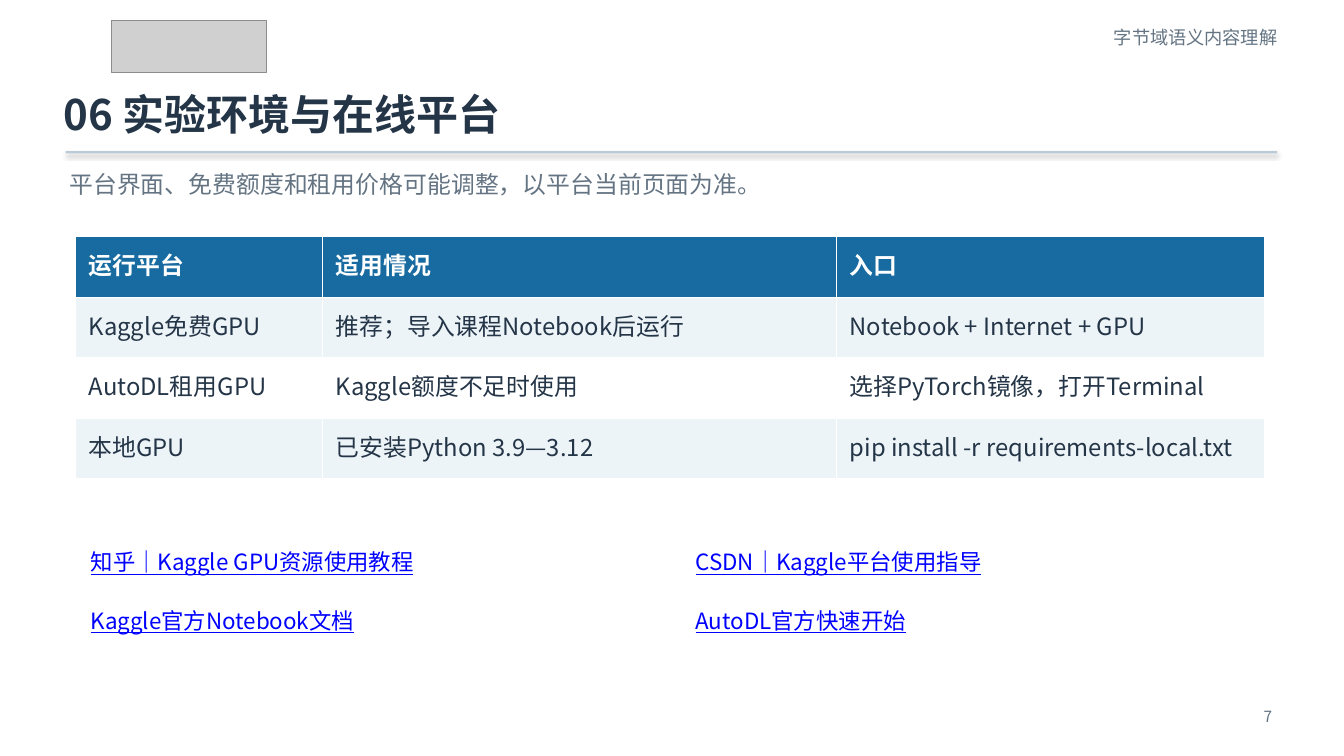
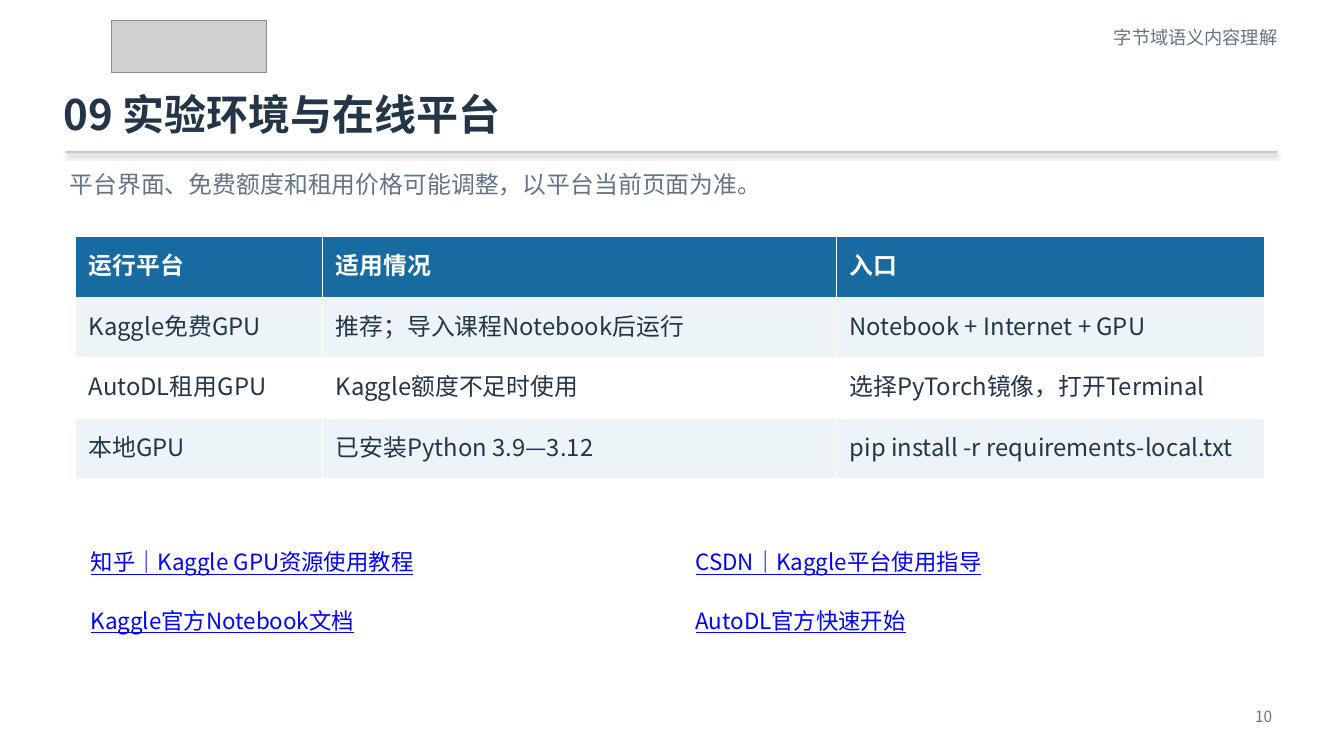
Before and after one commit to Franklin-L/byteformer-mnist-course, a slide deck: slide 10 of docs/ByteFormer_MNIST_零基础实验课.pptx (slide 7 before the commit). Drawn at 1344x756 pixels with LibreOffice and Linux fonts; fonts in the diff are those of the drawing; grey boxes stand for pictures. Boxes give left, top, right and bottom in pixels: in the first picture for what was removed or moved away, otherwise in the second. Text is boxed around its words. In the diff, an @@ line names an element or a change of style, - is before the commit and + after.

```diff
--- a/docs/ByteFormer_MNIST_零基础实验课.pptx
+++ b/docs/ByteFormer_MNIST_零基础实验课.pptx
@@ text at [63, 93, 501, 134]: text changed @@
-06 实验环境与在线平台
+09 实验环境与在线平台
@@ text at [1255, 710, 1272, 722]: text changed @@
-7
+10
```
Also in this commit, not shown: 13 other slides changed, 4 slides added, 1 slide removed, 9 other files.
